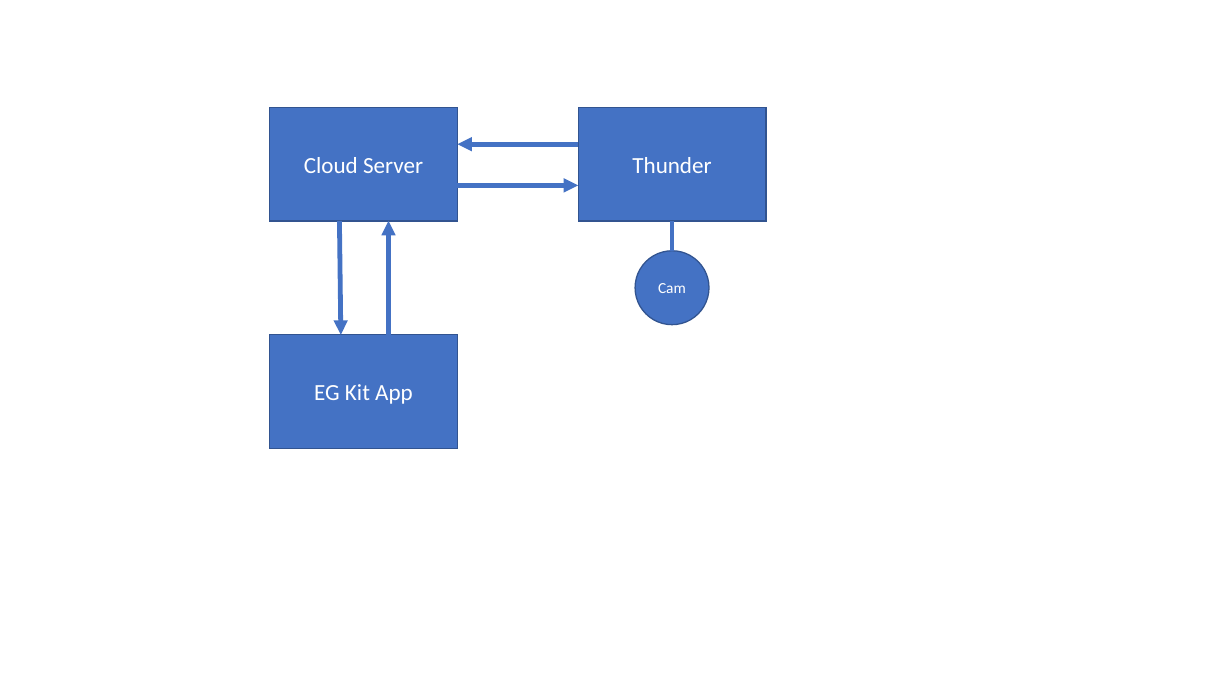
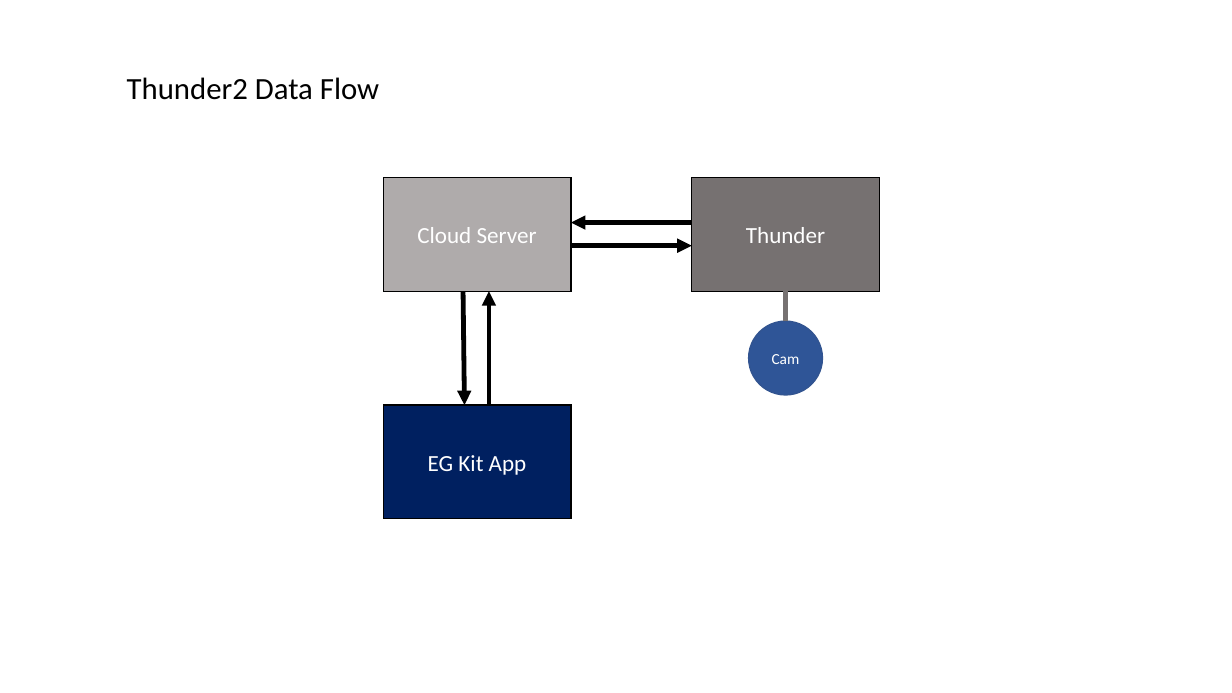
Before and after one commit to John-JihwanKim/3rd_hackathon, a slide deck: slide 2 of Hack_Korea/Presentation1.pptx. Drawn at 1232x693 pixels with LibreOffice and Linux fonts; fonts in the diff are those of the drawing. Boxes give left, top, right and bottom in pixels: in the first picture for what was removed or moved away, otherwise in the second. Text is boxed around its words. In the diff, an @@ line names an element or a change of style, - is before the commit and + after.

```diff
--- a/Hack_Korea/Presentation1.pptx
+++ b/Hack_Korea/Presentation1.pptx
@@ text added at [127,77,379,100], 24 pt, text #000000 @@
+Thunder2 Data Flow
@@ rectangle "Cloud Server" at [384,177,571,291]: fill #4472C4 to #AFABAB; outline #325491 1 pt to #000000 1 pt @@
@@ rectangle "Thunder" at [692,177,880,291]: fill #4472C4 to #767171; outline #325491 1 pt to #000000 1 pt @@
@@ arrow moved from (579, 144) - (457, 144) to (692, 223) - (571, 223) @@
@@ arrow (692, 223) - (571, 223): stroke #4472C4 3.75 pt to #000000 3.75 pt @@
@@ arrow moved from (457, 186) - (579, 186) to (571, 246) - (692, 246) @@
@@ arrow (571, 246) - (692, 246): stroke #4472C4 3.75 pt to #000000 3.75 pt @@
@@ arrow moved from (339, 221) - (341, 335) to (463, 291) - (465, 405) @@
@@ arrow (463, 291) - (465, 405): stroke #4472C4 3.75 pt to #000000 3.75 pt @@
@@ arrow moved from (389, 335) - (389, 221) to (489, 405) - (489, 291) @@
@@ arrow (489, 405) - (489, 291): stroke #4472C4 3.75 pt to #000000 3.75 pt @@
@@ 3 rectangles, 1 ellipse, 1 line: place and size @@
-3 rectangles, 1 ellipse, 1 line at [270,107,766,448]
+3 rectangles, 1 ellipse, 1 line at [384,177,880,518]
@@ line (786, 291) - (786, 322): stroke #4472C4 3.75 pt to #767171 3.75 pt @@
@@ ellipse "Cam" at [749,322,823,396]: fill #4472C4 to #2F5597 @@
@@ rectangle "EG Kit App" at [384,405,571,518]: fill #4472C4 to #002060; outline #325491 1 pt to #000000 1 pt @@
```
Also in this commit, not shown: 1 slide added, 5 other files.
